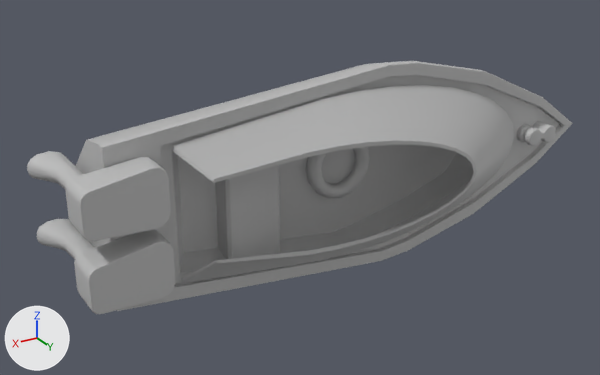
What one commit did to the FBX model Assets/Objects/PlayerShip/Geometry/ShipModel.fbx.
One viewpoint serves both versions: a 50 mm camera at (2.24, 3.27, 1.59) aimed at (0.2, -0.12, -0.1). Lighting does not change. The marker at lower left points along +X, +Y and +Z. Objects named as collision shapes, trigger or cutter boxes, shadow casters or lower levels of detail are left out. Where no turn or scale is listed for an object, it has been applied to the vertices.

The first picture shows 'anchorTie', 'benchSeat', 'lifePreserver', 'motorL', 'motorR', 'shipBody', 'window'.
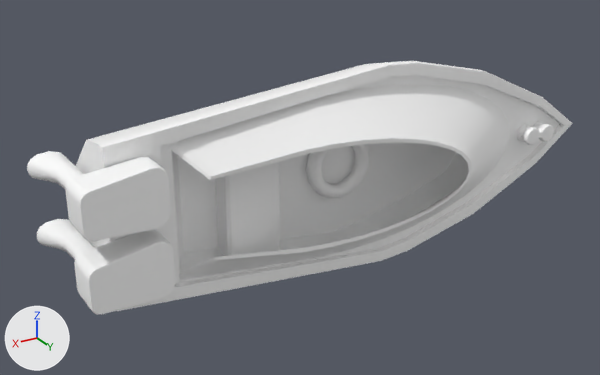
What differs and where, as boxes [x1, y1, x2, y2] in the pictures (600 x 375 px):
'shipBody', recoloured
    both: [76, 61, 573, 311]
'window', reshaped, moved
    before: [173, 85, 514, 283]
    after: [171, 84, 509, 280]
'benchSeat', recoloured
    both: [215, 162, 280, 259]
'lifePreserver', recoloured
    both: [306, 144, 370, 198]
'anchorTie', recoloured (grey to white)
    both: [517, 121, 556, 146]
part 1 of me_mesh, built on
    before: [181, 85, 514, 283]
    after: [171, 84, 509, 280]
part 2 of me_mesh, recoloured
    before: [308, 141, 477, 255]
    after: [305, 139, 472, 252]
part 3 of me_mesh_006, recoloured
    both: [37, 219, 175, 314]
part 4 of me_mesh_007, recoloured
    both: [27, 151, 171, 241]

The change, as a diff of the scene's bpy script:
```diff
--- a/Assets/Objects/PlayerShip/Geometry/ShipModel.fbx.py
+++ b/Assets/Objects/PlayerShip/Geometry/ShipModel.fbx.py
@@ mat_boattexture @@
+mat_boattexture = principled_material('boatTexture')
+mat_boattexture.base_color = (1.0, 1.0, 1.0)  # white #ffffff
@@ me_mesh_003 @@
 me_mesh_003.from_pydata(...)  # 12 vertices, 5 faces; spans x -0.144..0.144, y -0.047..0.079, z -0.402..0.402
-me_mesh_003.materials.append(mat_lambert1)  # grey #bcbcbc
+me_mesh_003.materials.append(mat_boattexture)  # white #ffffff
@@ me_mesh_004 @@
 me_mesh_004.from_pydata(...)  # 192 vertices, 192 faces; spans x -0.188..0.188, y 0.0..0.075, z -0.188..0.188
-me_mesh_004.materials.append(mat_lambert1)  # grey #bcbcbc
+me_mesh_004.materials.append(mat_boattexture)  # white #ffffff
@@ me_mesh_007 @@
 # used by ob_motorl; location = (1.138, 0.107, 0.181)
-me_mesh_007.from_pydata(...)  # 134 vertices, 110 faces; spans x -0.085..0.358, y -0.474..0.182, z -0.14..0.14
+me_mesh_007.from_pydata(...)  # 134 vertices, 116 faces; spans x -0.085..0.358, y -0.474..0.182, z -0.14..0.14
+# me_mesh_007 part 4: 109 faces spanning x -0.085..0.358, y -0.474..0.182, z -0.14..0.14 switch from mat_lambert1 (grey #bcbcbc) to mat_boattexture (white #ffffff)
@@ me_mesh_001 @@
 me_mesh_001.from_pydata(...)  # 364 vertices, 364 faces; spans x -10.7..10.7, y -5.0..5.0, z -5.0..5.0
-me_mesh_001.materials.append(mat_lambert1)  # grey #bcbcbc
+me_mesh_001.materials.append(mat_boattexture)  # white #ffffff
@@ me_mesh @@
 # used by ob_window; location = (-0.053, 0.237, 0.0)
-me_mesh.from_pydata(...)  # 84 vertices, 62 faces; spans x -1.02..1.02, y -0.14..0.14, z -0.44..0.44
+me_mesh.from_pydata(...)  # 184 vertices, 160 faces; spans x -1.02..1.02, y -0.14..0.14, z -0.44..0.44
+# me_mesh part 1: 18 vertices removed from x -1.0..0.9, y -0.14..0.13, z -0.36..0.39; 118 vertices added at x -1.0..1.01, y -0.14..0.13, z -0.41..0.42
+# me_mesh part 2: 9 faces spanning x -0.49..0.45, y 0.05..0.14, z -0.26..0.22 switch from mat_lambert1 (grey #bcbcbc) to mat_boattexture (white #ffffff)
@@ me_mesh_002 @@
 me_mesh_002.from_pydata(...)  # 146 vertices, 148 faces; spans x -1.61..1.23, y -0.27..0.27, z -0.54..0.54
-me_mesh_002.materials.append(mat_lambert1)  # grey #bcbcbc
+me_mesh_002.materials.append(mat_boattexture)  # white #ffffff
@@ me_mesh_006 @@
 # used by ob_motorr; location = (1.138, 0.107, -0.159)
-me_mesh_006.from_pydata(...)  # 134 vertices, 110 faces; spans x -0.085..0.358, y -0.474..0.182, z -0.14..0.14
+me_mesh_006.from_pydata(...)  # 134 vertices, 116 faces; spans x -0.085..0.358, y -0.474..0.182, z -0.14..0.14
+# me_mesh_006 part 3: 109 faces spanning x -0.085..0.358, y -0.474..0.182, z -0.14..0.14 switch from mat_lambert1 (grey #bcbcbc) to mat_boattexture (white #ffffff)
@@ ob_window @@
 ob_window = bpy.data.objects.new('window', me_mesh)
-ob_window.location = (-0.053, 0.237, 0.0)
+ob_window.location = (-0.051, 0.203, -0.002)
```
